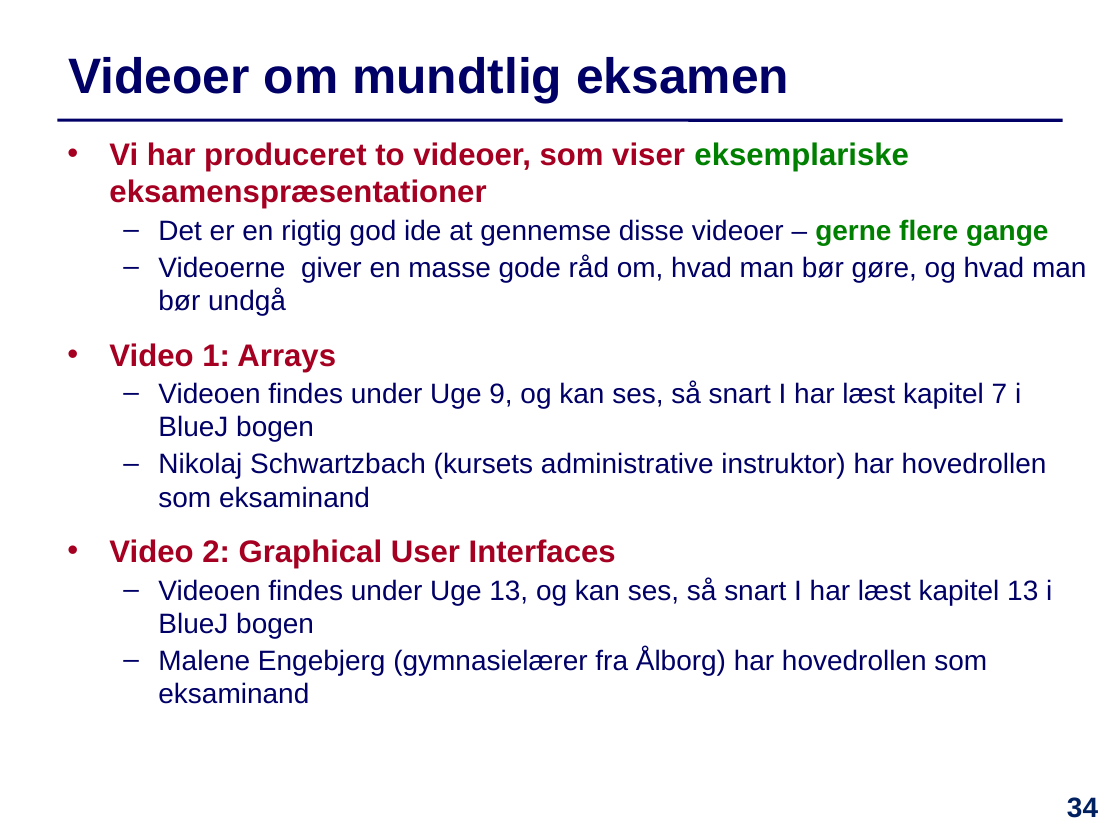
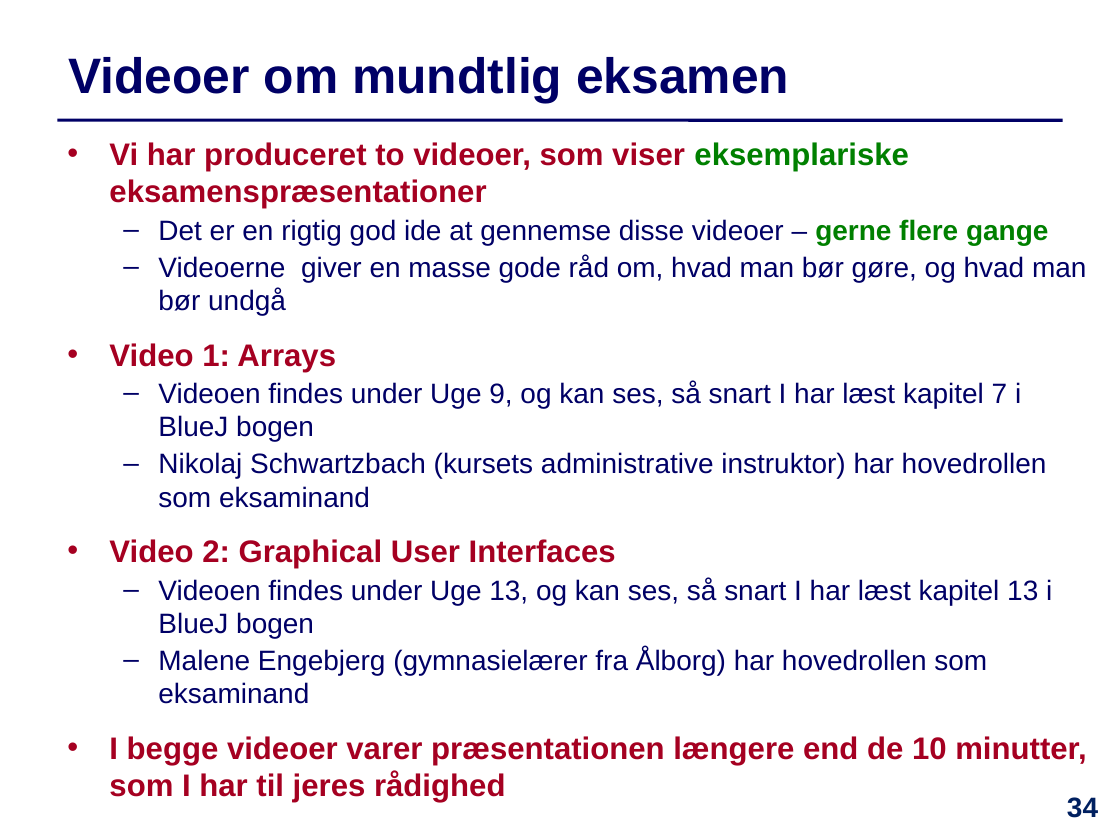
Before and after one commit to IntProgAU/Materiale, a slide deck: slide 34 of web/e21/uge_9/Slides-Uge9.pptx. Drawn at 1120x840 pixels with LibreOffice and Linux fonts; fonts in the diff are those of the drawing. Boxes give left, top, right and bottom in pixels: in the first picture for what was removed or moved away, otherwise in the second. Text is boxed around its words. In the diff, an @@ line names an element or a change of style, - is before the commit and + after.

```diff
--- a/web/e21/uge_9/Slides-Uge9.pptx
+++ b/web/e21/uge_9/Slides-Uge9.pptx
@@ text at [109, 736, 1086, 803]: paragraph added @@
+  • I begge videoer varer præsentationen længere end de 10 minutter, som I har til jeres rådighed
```
Also in this commit, not shown: 13 other slides changed, 1 other file.
